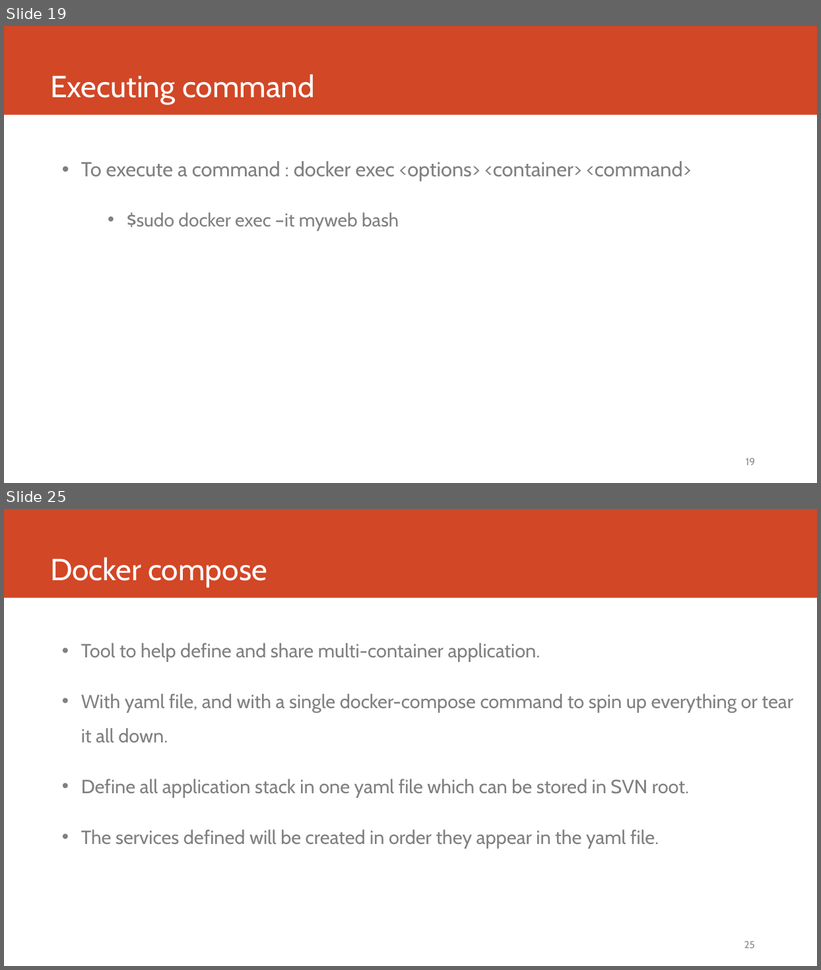
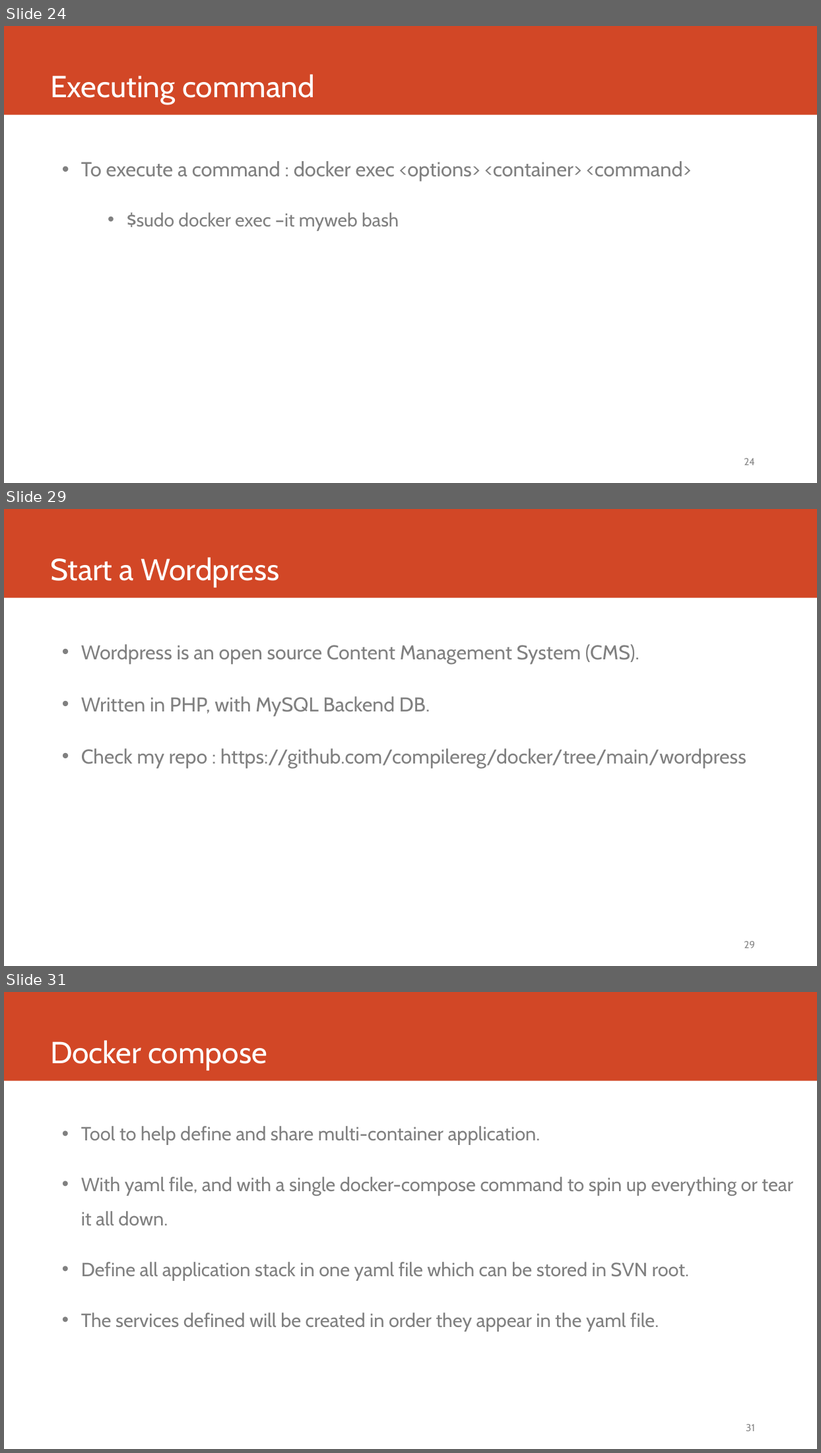
Before and after one commit to compilereg/docker, a slide deck: Docker.pptx. Shown one above the other, each under a label of ours: slides 19 and 25 before the commit, slides 24, 29 and 31 after it; the slides between them are not shown. The pictures are 821x970 and 821x1453 pixels, drawn with LibreOffice and Linux fonts; fonts in the diff are those of the drawing. Boxes give left, top, right and bottom in pixels: in the first picture for what was removed or moved away, otherwise in the second. Text is boxed around its words. In the diff, an @@ line names an element or a change of style, - is before the commit and + after.

```diff
--- a/Docker.pptx
+++ b/Docker.pptx
@@ slide 29 added at bbox=[4, 509, 817, 966], background #FFFFFF; not listed: 1 template element that a slide beside it also shows @@
@@ title added at bbox=[50, 557, 279, 588], 36 pt, text #FFFFFF @@
+Start a Wordpress
@@ text added at bbox=[81, 644, 746, 768], 23.6 pt, text #808080 @@
+• Wordpress is an open source Content Management System (CMS).
+• Written in PHP, with MySQL Backend DB.
+• Check my repo : https://github.com/compilereg/docker/tree/main/wordpress
@@ page number added at bbox=[744, 941, 755, 949], 12 pt, text #8B8B8B @@
+29
@@ what was slide 19 is now slide 24 @@
@@ page number at bbox=[744, 458, 755, 466]: text changed @@
-19
+24
@@ what was slide 25 is now slide 31 @@
@@ page number at bbox=[746, 1424, 755, 1432]: text changed @@
-25
+31
```
Also in this commit, not shown: 22 slides changed, 11 other slides added, 1 slide removed.
